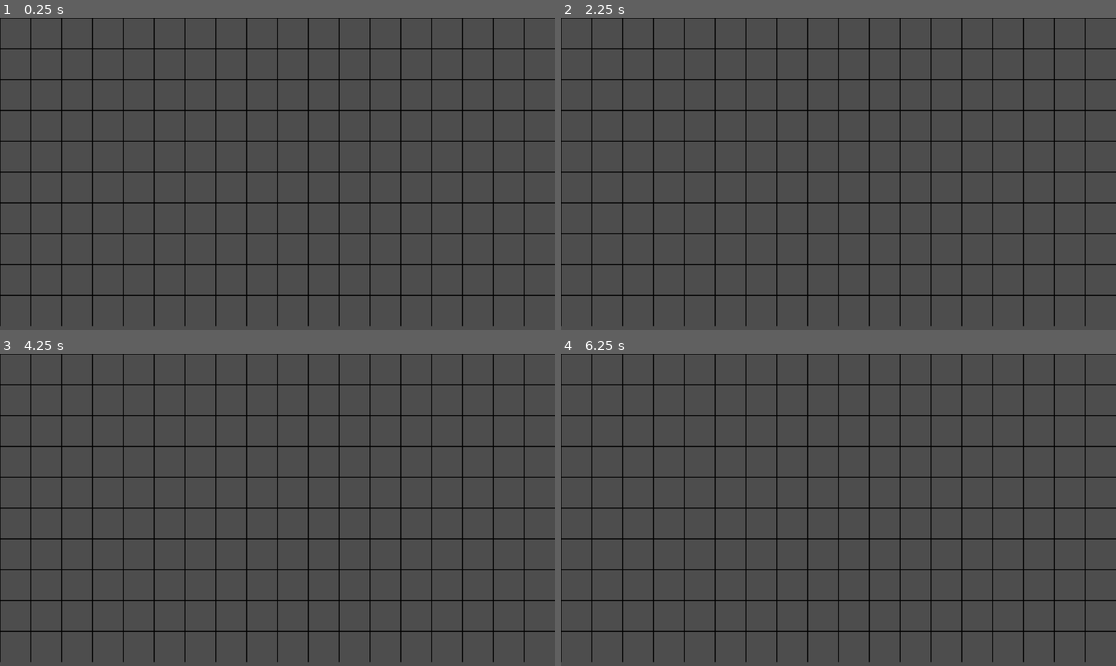
Above: before the commit, frames 1-4 (two rows, left to right).
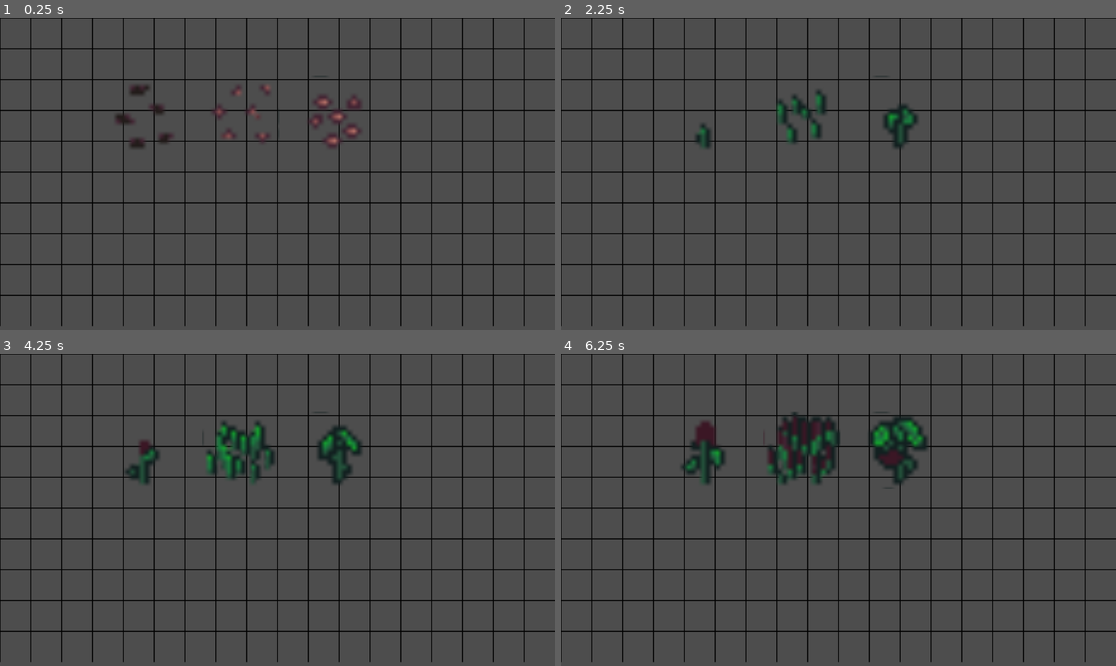
Above: after the commit, the same moments.

Repository: BlueDespero/slavicgamejam2025
Game: Godot game, scene res://main.tscn
The game is run twice, just before and just after one commit, with the same random seed, the same clock (stepped at 60 frames per second) and the same inputs.
Inputs:
- Up to frame 1 (0.25 s): no input
- Up to frame 2 (2.25 s): tap Enter at 0.5, 2 s; tap Space at 1.25 s
- Up to frame 3 (4.25 s): tap Space at 2.75 s; tap Enter at 3.5 s
- Up to frame 4 (6.25 s): tap Space at 5 s

The runs differ from the first frame. In frame 1, 0.9% of the frame differs, in the area x 20-66%, y 18-42%; in frame 2, 1.3%; in frame 3, 2.7%; in frame 4, 4.3%, in the area x 21-67%, y 18-44%.

Commit message:
Add base plants

Diff:
--- a/main.gd
+++ b/main.gd
@@ -1,5 +1,8 @@
 extends Node2D
 
+var plant_scene = preload("res://plants/plant.tscn")
+var wheat_scene = preload("res://plants/WheatPlant.tscn")
+var tomato_scene = preload("res://plants/TomatoPlant.tscn")
 
 func _draw():
 	for x in range(0, 1152, 64):
@@ -9,9 +12,28 @@
 
 # Called when the node enters the scene tree for the first time.
 func _ready() -> void:
-	pass # Replace with function body.
-
+	init_debug_plants()
 
 # Called every frame. 'delta' is the elapsed time since the previous frame.
 func _process(delta: float) -> void:
 	pass
+
+func init_debug_plants() -> void:
+	var plants = [
+		[plant_scene.instantiate(), Vector2(300, 200)],
+		[wheat_scene.instantiate(), Vector2(500, 200)],
+		[tomato_scene.instantiate(), Vector2(700, 200)],
+	]
+	for plant in plants:
+		plant[0].position = plant[1]
+		add_child(plant[0])
+
+	# Test growth every 2 seconds
+	var timer = Timer.new()
+	timer.wait_time = 2.0
+	timer.timeout.connect(func():
+		for plant in plants:
+			plant[0].grow()
+	)
+	add_child(timer)
+	timer.start()
--- a/main.tscn
+++ b/main.tscn
@@ -4,3 +4,5 @@
 
 [node name="Main" type="Node2D"]
 script = ExtResource("1_ig7tw")
+
+[node name="Player" type="CollisionShape2D" parent="."]
--- /dev/null
+++ b/plants/TomatoPlant.tscn
@@ -0,0 +1,64 @@
+[gd_scene load_steps=10 format=3 uid="uid://ciekeu7ene66j"]
+
+[ext_resource type="Script" uid="uid://bia3qkrgtv44i" path="res://plants/wheat_plant.gd" id="1_3o3l3"]
+[ext_resource type="Texture2D" uid="uid://ccodkkt1qxxtr" path="res://plants/plant_assets/Crop_Spritesheet.png" id="2_j6vvw"]
+
+[sub_resource type="AtlasTexture" id="AtlasTexture_23mya"]
+atlas = ExtResource("2_j6vvw")
+region = Rect2(80, 32, 16, 16)
+
+[sub_resource type="AtlasTexture" id="AtlasTexture_wt8fx"]
+atlas = ExtResource("2_j6vvw")
+region = Rect2(64, 32, 16, 16)
+
+[sub_resource type="AtlasTexture" id="AtlasTexture_0c0sx"]
+atlas = ExtResource("2_j6vvw")
+region = Rect2(48, 32, 16, 16)
+
+[sub_resource type="AtlasTexture" id="AtlasTexture_xy1cl"]
+atlas = ExtResource("2_j6vvw")
+region = Rect2(32, 32, 16, 16)
+
+[sub_resource type="AtlasTexture" id="AtlasTexture_rys2o"]
+atlas = ExtResource("2_j6vvw")
+region = Rect2(16, 32, 16, 16)
+
+[sub_resource type="AtlasTexture" id="AtlasTexture_k7a47"]
+atlas = ExtResource("2_j6vvw")
+region = Rect2(0, 32, 16, 16)
+
+[sub_resource type="SpriteFrames" id="SpriteFrames_5uwo3"]
+animations = [{
+"frames": [{
+"duration": 1.0,
+"texture": SubResource("AtlasTexture_23mya")
+}, {
+"duration": 1.0,
+"texture": SubResource("AtlasTexture_wt8fx")
+}, {
+"duration": 1.0,
+"texture": SubResource("AtlasTexture_0c0sx")
+}, {
+"duration": 1.0,
+"texture": SubResource("AtlasTexture_xy1cl")
+}, {
+"duration": 1.0,
+"texture": SubResource("AtlasTexture_rys2o")
+}, {
+"duration": 1.0,
+"texture": SubResource("AtlasTexture_k7a47")
+}],
+"loop": true,
+"name": &"growth",
+"speed": 5.0
+}]
+
+[node name="Tomato" type="RigidBody2D"]
+gravity_scale = 0.0
+script = ExtResource("1_3o3l3")
+metadata/_edit_group_ = true
+
+[node name="AnimatedSprite2D" type="AnimatedSprite2D" parent="."]
+scale = Vector2(10, 10)
+sprite_frames = SubResource("SpriteFrames_5uwo3")
+animation = &"growth"
--- /dev/null
+++ b/plants/WheatPlant.tscn
@@ -0,0 +1,64 @@
+[gd_scene load_steps=10 format=3 uid="uid://dlfj4hwdfowlu"]
+
+[ext_resource type="Script" uid="uid://bia3qkrgtv44i" path="res://plants/wheat_plant.gd" id="1_pc4wn"]
+[ext_resource type="Texture2D" uid="uid://ccodkkt1qxxtr" path="res://plants/plant_assets/Crop_Spritesheet.png" id="2_tynhi"]
+
+[sub_resource type="AtlasTexture" id="AtlasTexture_tynhi"]
+atlas = ExtResource("2_tynhi")
+region = Rect2(80, 80, 16, 16)
+
+[sub_resource type="AtlasTexture" id="AtlasTexture_c63ds"]
+atlas = ExtResource("2_tynhi")
+region = Rect2(64, 80, 16, 16)
+
+[sub_resource type="AtlasTexture" id="AtlasTexture_qi38k"]
+atlas = ExtResource("2_tynhi")
+region = Rect2(48, 80, 16, 16)
+
+[sub_resource type="AtlasTexture" id="AtlasTexture_jf3dw"]
+atlas = ExtResource("2_tynhi")
+region = Rect2(32, 80, 16, 16)
+
+[sub_resource type="AtlasTexture" id="AtlasTexture_205no"]
+atlas = ExtResource("2_tynhi")
+region = Rect2(16, 80, 16, 16)
+
+[sub_resource type="AtlasTexture" id="AtlasTexture_3ou2x"]
+atlas = ExtResource("2_tynhi")
+region = Rect2(0, 80, 16, 16)
+
+[sub_resource type="SpriteFrames" id="SpriteFrames_5uwo3"]
+animations = [{
+"frames": [{
+"duration": 1.0,
+"texture": SubResource("AtlasTexture_tynhi")
+}, {
+"duration": 1.0,
+"texture": SubResource("AtlasTexture_c63ds")
+}, {
+"duration": 1.0,
+"texture": SubResource("AtlasTexture_qi38k")
+}, {
+"duration": 1.0,
+"texture": SubResource("AtlasTexture_jf3dw")
+}, {
+"duration": 1.0,
+"texture": SubResource("AtlasTexture_205no")
+}, {
+"duration": 1.0,
+"texture": SubResource("AtlasTexture_3ou2x")
+}],
+"loop": true,
+"name": &"growth",
+"speed": 5.0
+}]
+
+[node name="Wheat" type="RigidBody2D"]
+gravity_scale = 0.0
+script = ExtResource("1_pc4wn")
+metadata/_edit_group_ = true
+
+[node name="AnimatedSprite2D" type="AnimatedSprite2D" parent="."]
+scale = Vector2(10, 10)
+sprite_frames = SubResource("SpriteFrames_5uwo3")
+animation = &"growth"
--- /dev/null
+++ b/plants/base_plant.gd
@@ -0,0 +1,35 @@
+extends RigidBody2D
+class_name Plant
+
+# Basic properties
+@export var plant_name: String = "Base Plant"
+@export var growth_stages: int = 6
+var current_stage: int = 0
+
+# Node reference
+@onready var animated_sprite: AnimatedSprite2D = $AnimatedSprite2D
+
+func _ready():
+	update_sprite()
+
+func grow():
+	"""Grow to the next stage"""
+	if current_stage < growth_stages - 1:
+		current_stage += 1
+		update_sprite()
+		print(plant_name, " grew to stage: ", current_stage)
+	else:
+		print(plant_name, " is fully grown!")
+
+func update_sprite():
+	"""Update the sprite based on current stage"""
+	if animated_sprite:
+		# Set the frame to match the current stage
+		animated_sprite.frame = current_stage
+
+# Simple getters
+func get_current_stage() -> int:
+	return current_stage
+
+func is_fully_grown() -> bool:
+	return current_stage >= growth_stages - 1
--- /dev/null
+++ b/plants/plant.tscn
@@ -0,0 +1,65 @@
+[gd_scene load_steps=10 format=3 uid="uid://ccobcud2flg4u"]
+
+[ext_resource type="Script" uid="uid://c02aj3ih75aco" path="res://plants/base_plant.gd" id="1_2vmhr"]
+[ext_resource type="Texture2D" uid="uid://ccodkkt1qxxtr" path="res://plants/plant_assets/Crop_Spritesheet.png" id="2_8i23g"]
+
+[sub_resource type="AtlasTexture" id="AtlasTexture_qljma"]
+atlas = ExtResource("2_8i23g")
+region = Rect2(176, 144, 16, 16)
+
+[sub_resource type="AtlasTexture" id="AtlasTexture_4oa58"]
+atlas = ExtResource("2_8i23g")
+region = Rect2(160, 144, 16, 16)
+
+[sub_resource type="AtlasTexture" id="AtlasTexture_3syqp"]
+atlas = ExtResource("2_8i23g")
+region = Rect2(144, 144, 16, 16)
+
+[sub_resource type="AtlasTexture" id="AtlasTexture_k54vv"]
+atlas = ExtResource("2_8i23g")
+region = Rect2(128, 144, 16, 16)
+
+[sub_resource type="AtlasTexture" id="AtlasTexture_5o73s"]
+atlas = ExtResource("2_8i23g")
+region = Rect2(112, 144, 16, 16)
+
+[sub_resource type="AtlasTexture" id="AtlasTexture_uc8tw"]
+atlas = ExtResource("2_8i23g")
+region = Rect2(96, 144, 16, 16)
+
+[sub_resource type="SpriteFrames" id="SpriteFrames_y0soo"]
+animations = [{
+"frames": [{
+"duration": 1.0,
+"texture": SubResource("AtlasTexture_qljma")
+}, {
+"duration": 1.0,
+"texture": SubResource("AtlasTexture_4oa58")
+}, {
+"duration": 1.0,
+"texture": SubResource("AtlasTexture_3syqp")
+}, {
+"duration": 1.0,
+"texture": SubResource("AtlasTexture_k54vv")
+}, {
+"duration": 1.0,
+"texture": SubResource("AtlasTexture_5o73s")
+}, {
+"duration": 1.0,
+"texture": SubResource("AtlasTexture_uc8tw")
+}],
+"loop": true,
+"name": &"growth",
+"speed": 5.0
+}]
+
+[node name="Plant" type="RigidBody2D"]
+collision_mask = 0
+gravity_scale = 0.0
+script = ExtResource("1_2vmhr")
+metadata/_edit_group_ = true
+
+[node name="AnimatedSprite2D" type="AnimatedSprite2D" parent="."]
+scale = Vector2(10, 10)
+sprite_frames = SubResource("SpriteFrames_y0soo")
+animation = &"growth"
--- /dev/null
+++ b/plants/tomato_plant.gd
@@ -0,0 +1,11 @@
+extends Plant
+class_name TomatoPlant
+
+func _ready():
+	plant_name = "Tomato"
+	growth_stages = 6
+	super._ready()
+
+func update_sprite():
+	if animated_sprite:
+		animated_sprite.frame = current_stage
--- /dev/null
+++ b/plants/wheat_plant.gd
@@ -0,0 +1,12 @@
+# WheatPlant.gd
+extends Plant
+class_name WheatPlant
+
+func _ready():
+	plant_name = "Wheat"
+	growth_stages = 6
+	super._ready()
+
+func update_sprite():
+	if animated_sprite:
+		animated_sprite.frame = current_stage
Not shown, added: plants/base_plant.gd.uid
Binary file added: plants/plant_assets/Crop_Spritesheet.png
Not shown, added: plants/plant_assets/Crop_Spritesheet.png.import
Not shown, added: plants/tomato_plant.gd.uid
Not shown, added: plants/wheat_plant.gd.uid
